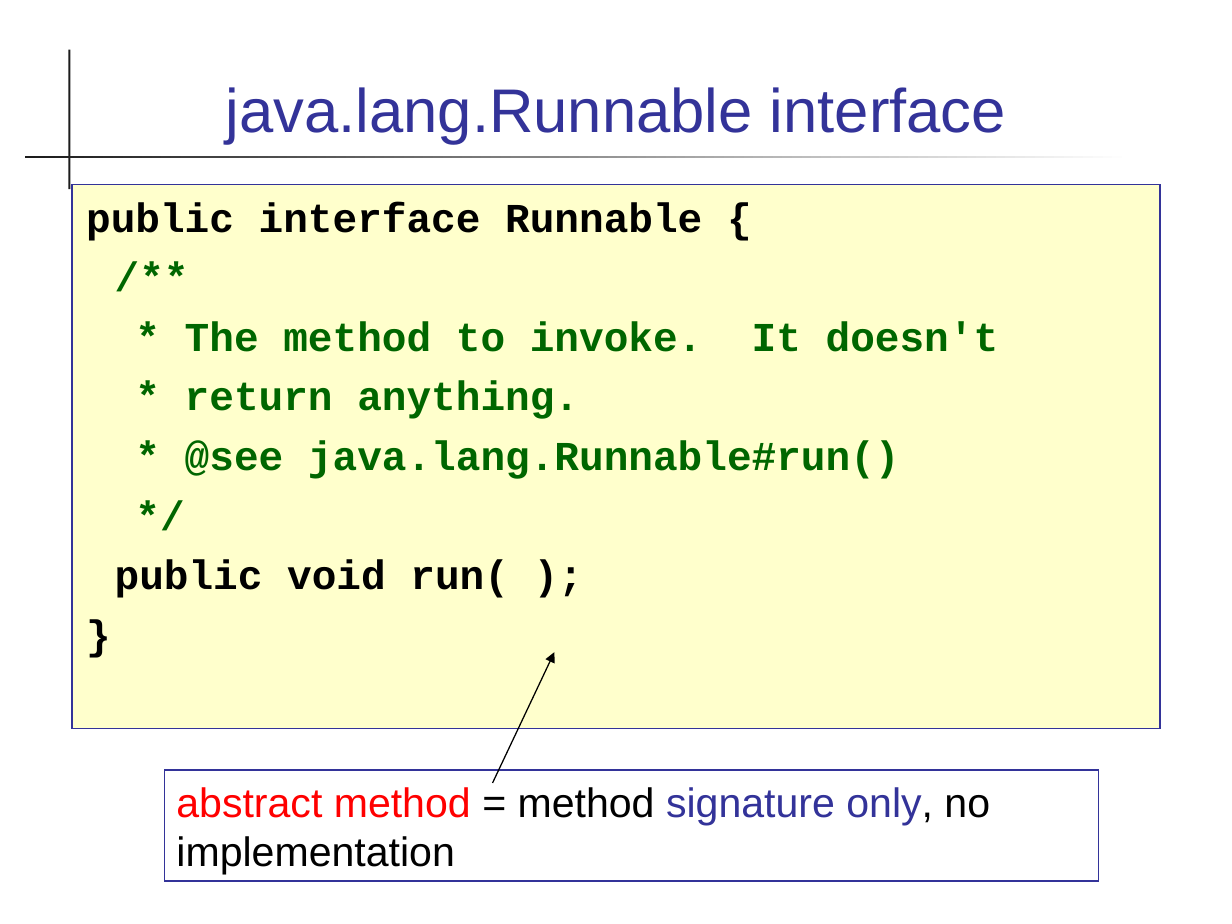
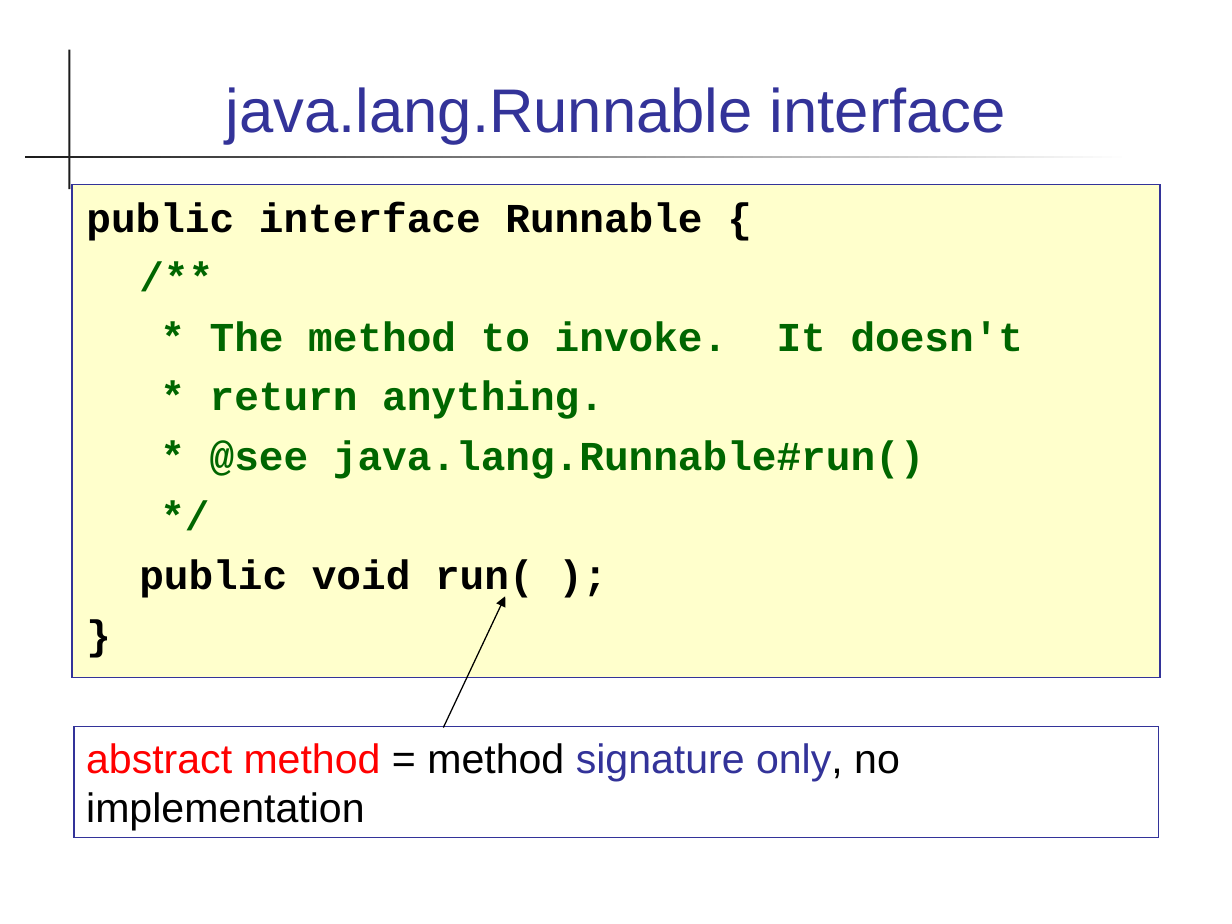
Before and after one commit to skeoop/skeoop.github.io, a slide deck: slide 11 of week2/1-Polymorphism.ppt (slide 12 before the commit). Drawn at 1232x924 pixels with LibreOffice and Linux fonts; fonts in the diff are those of the drawing. Boxes give left, top, right and bottom in pixels: in the first picture for what was removed or moved away, otherwise in the second. Text is boxed around its words. In the diff, an @@ line names an element or a change of style, - is before the commit and + after.

```diff
--- a/week2/1-Polymorphism.ppt
+++ b/week2/1-Polymorphism.ppt
@@ text "public interface Runnable {": place and size @@
-text "public interface Runnable {" at [71, 185, 1159, 729]
+text "public interface Runnable {" at [71, 185, 1159, 678]
@@ arrow moved from (493, 782) - (554, 652) to (444, 727) - (505, 596) @@
@@ rectangle "abstract method = method signature ...": place and size @@
-rectangle "abstract method = method signature ..." at [164, 770, 1098, 881]
+rectangle "abstract method = method signature ..." at [74, 727, 1158, 838]
```
Also in this commit, not shown: 7 other slides changed, 2 slides removed, 11 other files.
